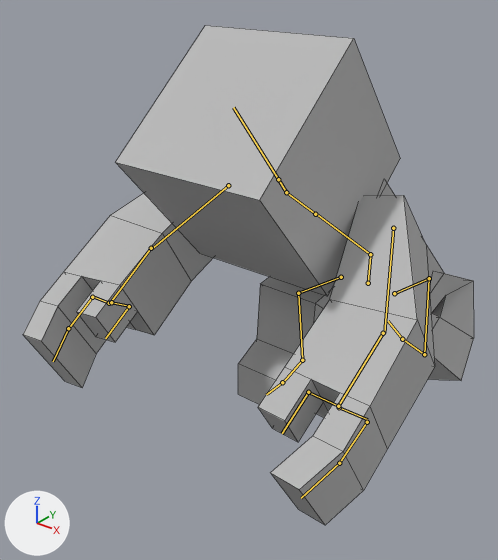
A saved change to the Blender file Blender/character 2.8.blend.
The view is the same before and after, from a camera (50 mm lens) standing at (0.0947, -0.1596, 0.131) and looking at (-0.0111, -0.0273, 0.049). Arrows for +X, +Y and +Z are at lower left; the lights stay in place. Both versions are drawn at frame 6 of the action 'Jump End'; the numbers are the values there. The bones that bend it are drawn over the model as lines. Mesh edges are drawn as thin lines.

In view in the first picture: 'ArmLeft1', 'ArmRight1', 'Body1', 'Head1', 'LegLeft1', 'LegRight1'.
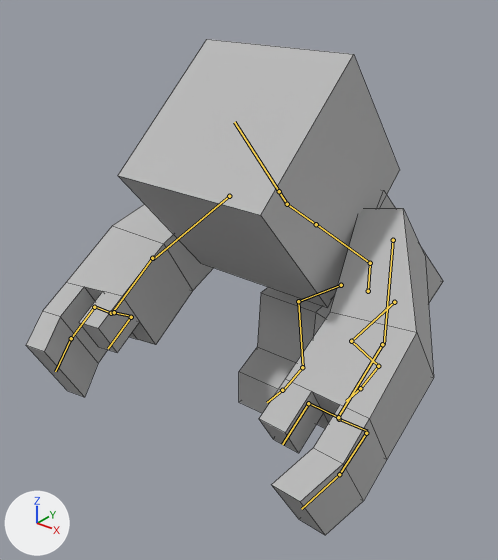
What differs and where, as boxes [x1, y1, x2, y2] in the pictures (498 x 560 px):
'Head1', posed
    before: [116, 25, 400, 296]
    after: [118, 39, 400, 307]
'ArmLeft1', posed
    before: [258, 195, 435, 525]
    after: [259, 208, 434, 535]
'ArmRight1', posed
    before: [23, 193, 213, 388]
    after: [26, 204, 213, 397]
'LegRight1', posed
    before: [238, 277, 335, 404]
    after: [239, 287, 335, 413]
'LegLeft1', posed (not visible afterwards)
    before: [428, 271, 474, 380]
'Body1', posed
    before: [378, 179, 444, 293]
    after: [377, 191, 443, 302]
bone 'Rig1', root to tip
    before: (368, 283) to (370, 256)
    after: (368, 291) to (370, 264)
bone 'Leg1.L', root to tip
    before: (394, 293) to (429, 278)
    after: (394, 302) to (351, 341)
bone 'Leg2.L', root to tip
    before: (429, 278) to (424, 354)
    after: (351, 341) to (378, 366)
bone 'Leg3.L', root to tip
    before: (424, 354) to (402, 339)
    after: (378, 366) to (360, 388)

The edits, one by one:
Bone 'Rig1' (bone_rig1) moves from (0.0, -2.68, -2.03) to (0.0, -2.99, -2.07).
Bone 'Leg1.L' (bone_leg1_l) turns from (81, 0, 0) to (-84, 0, 0) degrees about its own x, y and z.
Bone 'Leg2.L' (bone_leg2_l) turns from (107, -25, 19) to (-130, 0, 0) degrees about its own x, y and z.
Bone 'Leg3.L' (bone_leg3_l) turns from (-36, 1, -2) to (-47, 0, 0) degrees about its own x, y and z.
